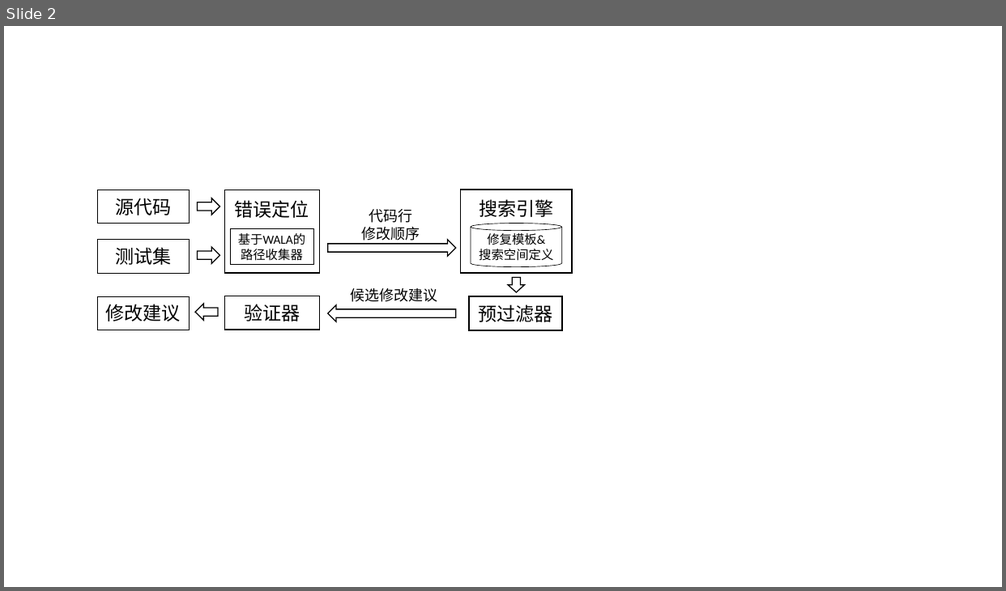
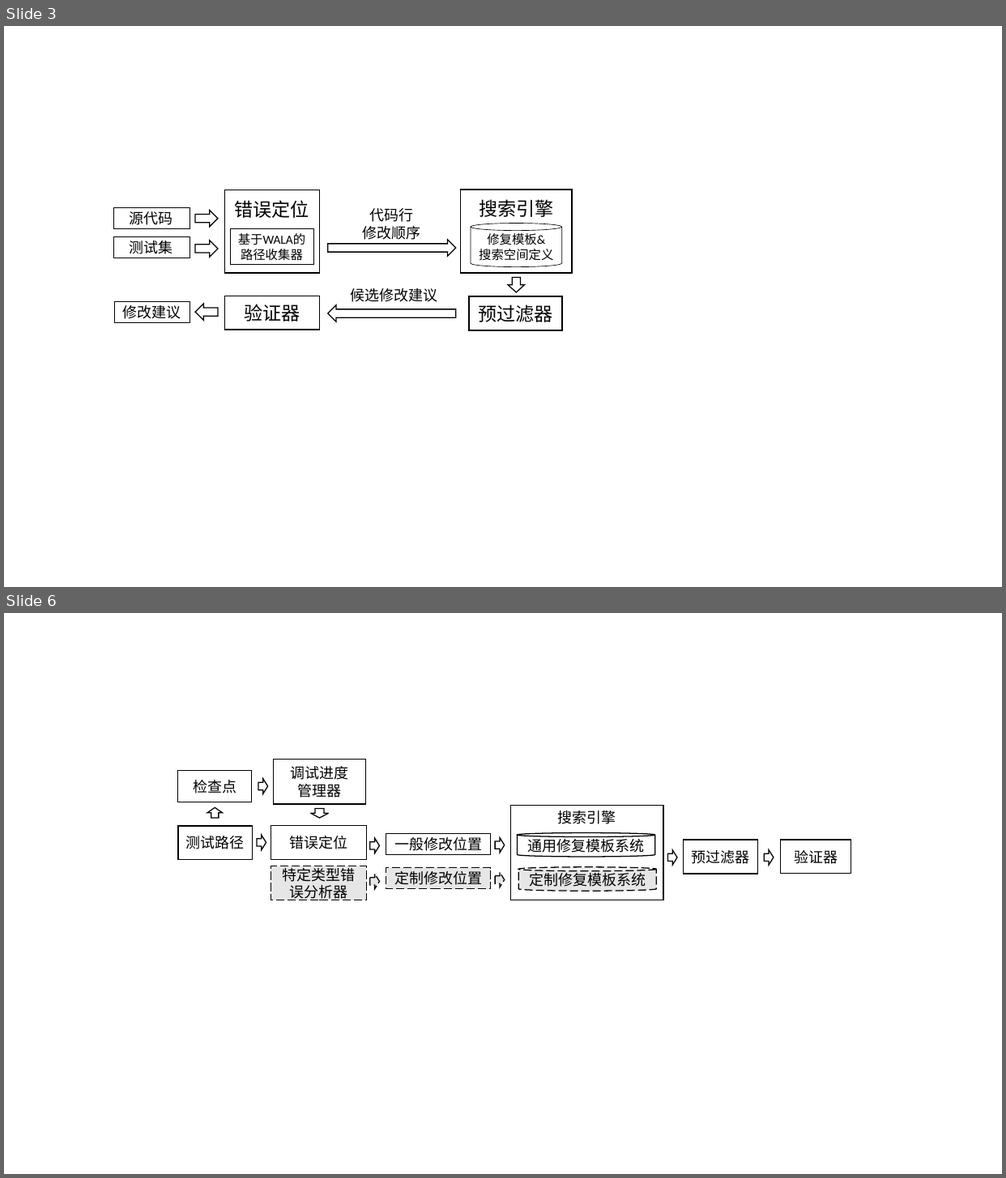
Before and after one commit to flowersbeyond/fanale, a slide deck: figures/研究思路.pptx. Shown one above the other, each under a label of ours: slide 2 before the commit, slides 3 and 6 after it; the slides between them are not shown. The pictures are 1006x591 and 1006x1178 pixels, drawn with LibreOffice and Linux fonts; fonts in the diff are those of the drawing. Boxes give left, top, right and bottom in pixels: in the first picture for what was removed or moved away, otherwise in the second. Text is boxed around its words. In the diff, an @@ line names an element or a change of style, - is before the commit and + after.

```diff
--- a/figures/研究思路.pptx
+++ b/figures/研究思路.pptx
@@ slide 6 added at bbox=[4, 613, 1002, 1174], background #FFFFFF @@
@@ group added at bbox=[177, 759, 850, 901]: 10 rectangles, 10 right arrows, 2 cylinders @@
+测试路径
+错误定位
+搜索引擎
+验证器
+通用修复模板系统
+一般修改位置
+预过滤器
+定制修复模板系统
+定制修改位置
+检查点
+调试进度
+管理器
+特定类型错误分析器
@@ what was slide 2 is now slide 3 @@
@@ slide 3 changed as well @@
@@ size 18 to 14 pt in 3 elements at bbox=[114, 301, 190, 322], bbox=[113, 237, 189, 258], bbox=[113, 208, 189, 228] @@
@@ rectangle "源代码": place and size @@
-rectangle "源代码" at bbox=[98, 190, 189, 224]
+rectangle "源代码" at bbox=[113, 208, 189, 228]
@@ right arrow: place and size @@
-right arrow at bbox=[197, 199, 219, 215]
+right arrow at bbox=[195, 210, 217, 227]
@@ rectangle "测试集": place and size @@
-rectangle "测试集" at bbox=[98, 239, 189, 273]
+rectangle "测试集" at bbox=[113, 237, 189, 258]
@@ right arrow: place and size @@
-right arrow at bbox=[197, 247, 219, 263]
+right arrow at bbox=[195, 240, 217, 257]
@@ rectangle "修改建议": place and size @@
-rectangle "修改建议" at bbox=[98, 297, 189, 330]
+rectangle "修改建议" at bbox=[114, 301, 190, 322]
```
Also in this commit, not shown: 1 other slide changed, 3 other slides added, 30 other files.
